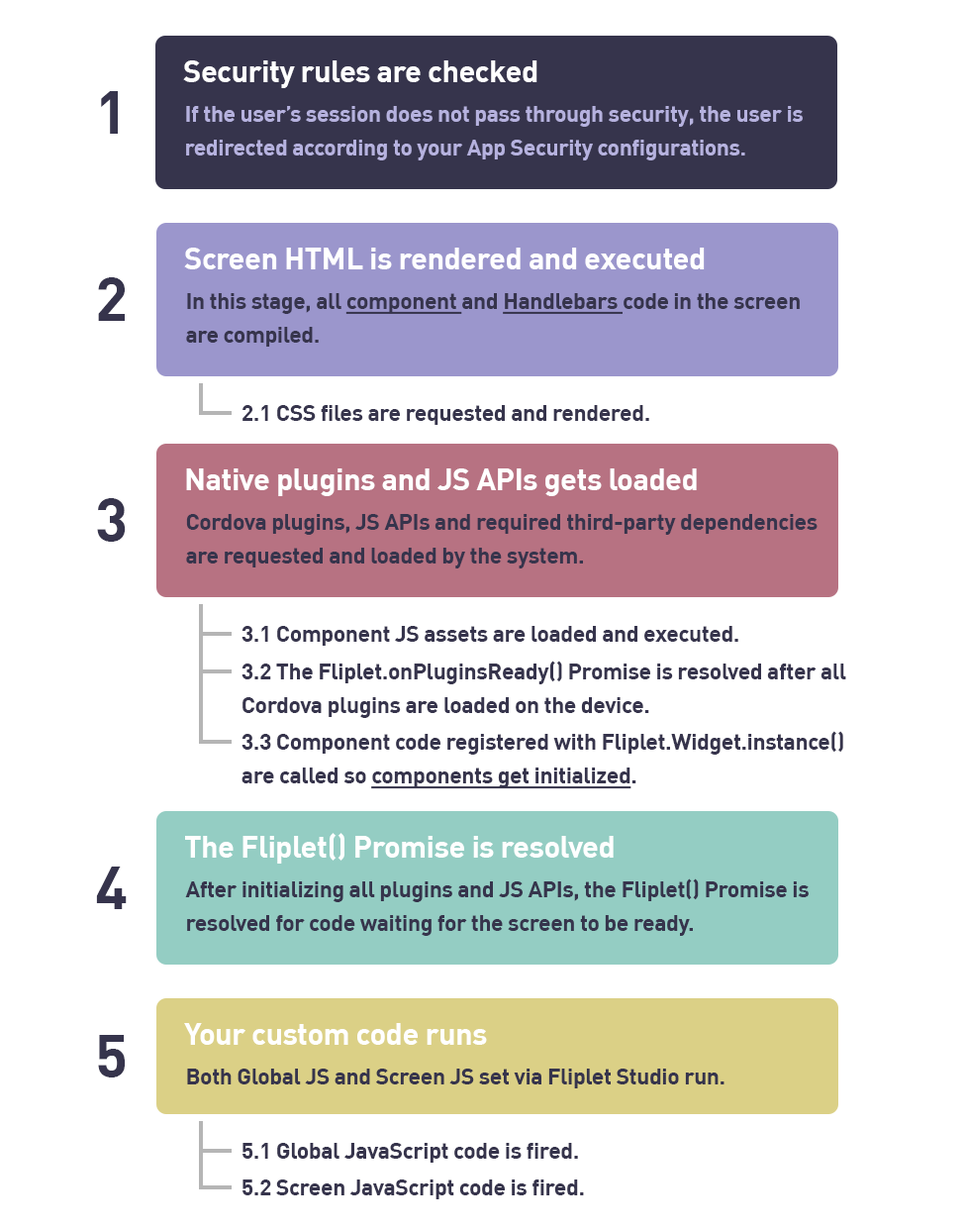
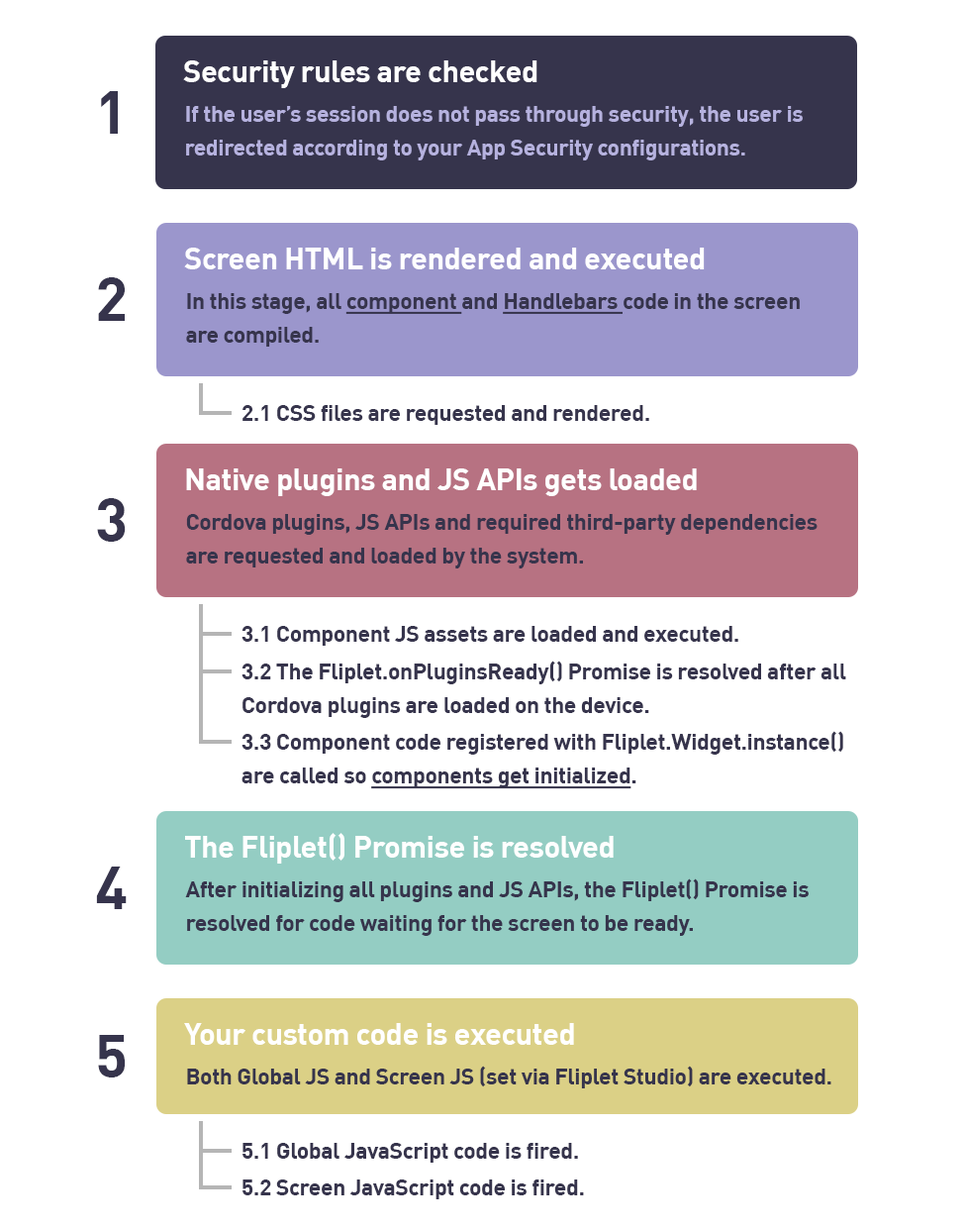
Before/after of a 965x1230 layered artwork. What changed in the layer stack:
painted on "Rounded Rectangle 1 copy 5" over <box>156,810,859,965</box>
renamed "Both Global JS and Screen JS set via Fliplet Studio run." to "Both Global JS and Screen JS (set via Fliplet Studio) are execu", painted on it over <box>479,1065,832,1089</box>
renamed "Your custom code runs" to "Your custom code is executed", painted on it over <box>426,1022,575,1045</box>
painted on "Rounded Rectangle 1 copy 6" over <box>156,997,859,1114</box>
painted on "Rounded Rectangle 1 copy 4" over <box>156,443,859,597</box>
painted on "Rounded Rectangle 1 copy 3" over <box>827,35,858,190</box>
painted on "Rounded Rectangle 1 copy 2" over <box>156,222,859,377</box>
